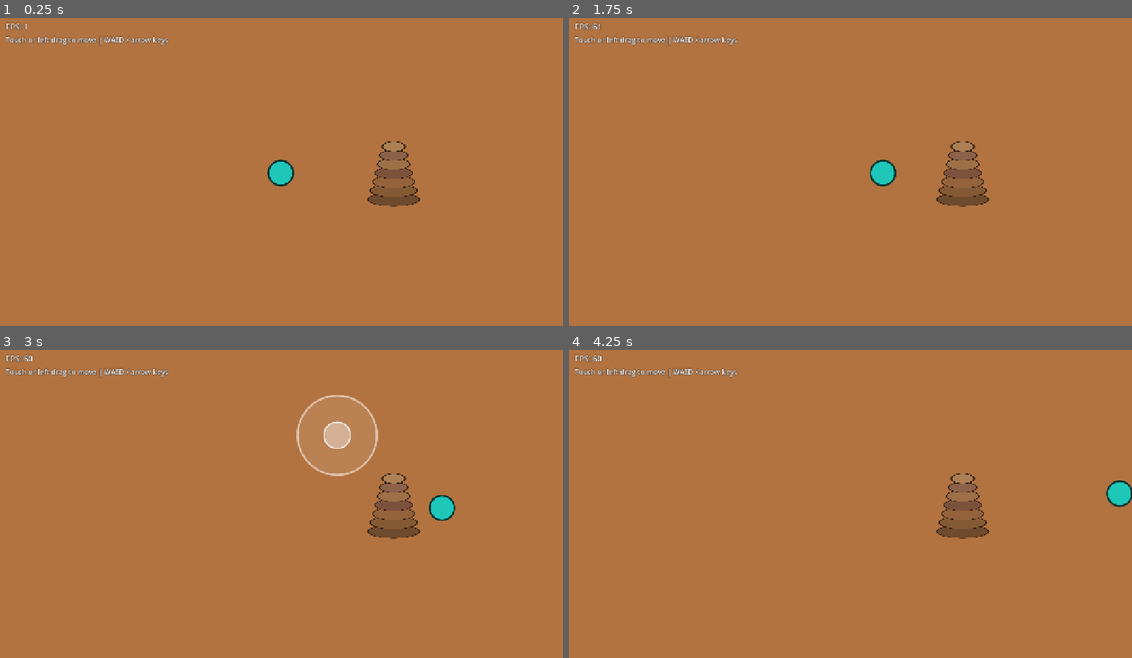
Above: before the commit, frames 1-4 (two rows, left to right).
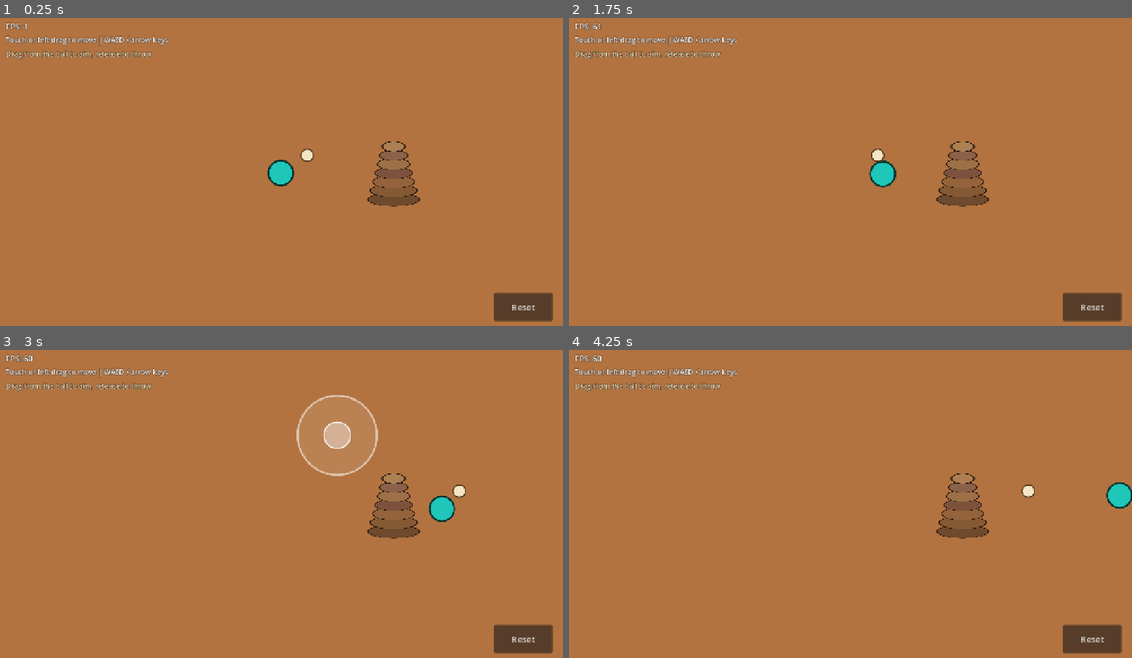
Above: after the commit, the same moments.

Repository: Arunnandha/gully-seven
Game: Godot game, scene res://main.tscn
Two runs of this game, one before a commit and one after it. Both use one fixed random seed, a clock stepped at 60 frames per second and the inputs below.
Inputs (mouse positions are in pixels of both pictures, inside the frame that each line leads up to):
- Up to frame 1 (0.25 s): no input
- Up to frame 2 (1.75 s): click (1092, 307) at 0.5 s, where only the run after the commit has a clickable "Reset"; move the mouse to (974, 156) at 1.27 s; hold Right from 1.28 s (still down); tap R at 1.35 s; click (974, 156) at 1.42 s
- Up to frame 3 (3 s): release Right at 2 s; drag from (168, 519) to (394, 531) at 2.02 s; move the mouse to (337, 436) at 2.77 s; hold Right from 2.78 s (still down); tap R at 2.85 s; click (337, 436) at 2.92 s
- Up to frame 4 (4.25 s): release Right at 3.5 s; drag from (822, 568) to (963, 522) at 3.52 s

The runs differ from the first frame. In frame 1, 1.5% of the frame differs, in the area x 1-99%, y 10-99%; in frame 2, 1.6%; in frame 3, 1.6%; in frame 4, 1.6%, in the area x 1-100%, y 10-99%.

Commit message:
Add ball aiming and throwing prototype

Diff:
--- a/main.gd
+++ b/main.gd
@@ -4,8 +4,13 @@
 const FPS_REFRESH_INTERVAL: float = 0.5
 
 @onready var _playground_background: ColorRect = $PlaygroundBackground
-@onready var _stone_tower: Node2D = $StoneTower
+@onready var _stone_tower: StoneTower = $StoneTower
+@onready var _player: GullyPlayerController = $Player
+@onready var _throw_ball: ThrowBall = $ThrowBall
+@onready var _round_controller: RoundController = $RoundController
 @onready var _fps_label: Label = $UI/FPSLabel
+@onready var _result_label: Label = $UI/ResultLabel
+@onready var _reset_button: Button = $UI/ResetButton
 
 var _fps_refresh_remaining: float = 0.0
 
@@ -14,6 +19,18 @@
 	_update_viewport_layout()
 	get_viewport().size_changed.connect(_update_viewport_layout)
 	_refresh_fps_label()
+
+	_round_controller.result_ready.connect(_on_round_result_ready)
+	_reset_button.pressed.connect(_on_reset_button_pressed)
+	_round_controller.setup(_throw_ball, _stone_tower, _player)
+
+
+func _on_reset_button_pressed() -> void:
+	_round_controller.request_reset()
+
+
+func _on_round_result_ready(message: String) -> void:
+	_result_label.text = message
 
 
 func _process(delta: float) -> void:
--- a/main.tscn
+++ b/main.tscn
@@ -1,8 +1,10 @@
-[gd_scene load_steps=4 format=3 uid="uid://dkvaj6optaj87"]
+[gd_scene load_steps=6 format=3 uid="uid://dkvaj6optaj87"]
 
 [ext_resource type="Script" uid="uid://dtyyakq181nbo" path="res://main.gd" id="1_ig7tw"]
 [ext_resource type="PackedScene" path="res://scenes/player/player.tscn" id="2_player"]
 [ext_resource type="PackedScene" path="res://scenes/gameplay/stone_tower.tscn" id="3_tower"]
+[ext_resource type="PackedScene" path="res://scenes/gameplay/throw_ball.tscn" id="4_ball"]
+[ext_resource type="Script" path="res://scripts/gameplay/round_controller.gd" id="5_round"]
 
 [node name="Main" type="Node2D" unique_id=1514691895]
 script = ExtResource("1_ig7tw")
@@ -15,6 +17,11 @@
 
 [node name="Player" parent="." instance=ExtResource("2_player")]
 position = Vector2(640, 360)
+
+[node name="ThrowBall" parent="." instance=ExtResource("4_ball")]
+
+[node name="RoundController" type="Node" parent="."]
+script = ExtResource("5_round")
 
 [node name="UI" type="CanvasLayer" parent="."]
 layer = 10
@@ -42,3 +49,28 @@
 theme_override_constants/outline_size = 4
 theme_override_font_sizes/font_size = 16
 text = "Touch or left-drag to move | WASD / arrow keys"
+
+[node name="ResultLabel" type="Label" parent="UI"]
+offset_left = 16.0
+offset_top = 78.0
+offset_right = 480.0
+offset_bottom = 106.0
+mouse_filter = 2
+theme_override_colors/font_color = Color(1, 0.92, 0.75, 1)
+theme_override_colors/font_outline_color = Color(0.12, 0.08, 0.05, 0.9)
+theme_override_constants/outline_size = 4
+theme_override_font_sizes/font_size = 16
+text = "Drag from the ball to aim, release to throw"
+
+[node name="ResetButton" type="Button" parent="UI"]
+anchors_preset = 3
+anchor_left = 1.0
+anchor_top = 1.0
+anchor_right = 1.0
+anchor_bottom = 1.0
+offset_left = -156.0
+offset_top = -88.0
+offset_right = -24.0
+offset_bottom = -24.0
+theme_override_font_sizes/font_size = 20
+text = "Reset"
--- /dev/null
+++ b/scenes/gameplay/throw_ball.tscn
@@ -0,0 +1,23 @@
+[gd_scene load_steps=5 format=3]
+
+[ext_resource type="Script" path="res://scripts/gameplay/throw_ball.gd" id="1_ball"]
+[ext_resource type="Script" path="res://scripts/gameplay/ball_visual.gd" id="2_visual"]
+[ext_resource type="Script" path="res://scripts/gameplay/aim_visual.gd" id="3_aim"]
+
+[sub_resource type="CircleShape2D" id="CircleShape2D_ball"]
+radius = 14.0
+
+[node name="ThrowBall" type="CharacterBody2D"]
+script = ExtResource("1_ball")
+
+[node name="BallVisual" type="Node2D" parent="."]
+script = ExtResource("2_visual")
+
+[node name="CollisionShape2D" type="CollisionShape2D" parent="."]
+shape = SubResource("CircleShape2D_ball")
+
+[node name="AimLayer" type="CanvasLayer" parent="."]
+layer = 15
+
+[node name="AimVisual" type="Node2D" parent="AimLayer"]
+script = ExtResource("3_aim")
--- /dev/null
+++ b/scripts/gameplay/aim_visual.gd
@@ -0,0 +1,51 @@
+class_name GullyAimVisual
+extends Node2D
+
+
+const LINE_COLOR: Color = Color(1.0, 0.95, 0.75, 0.85)
+const LINE_WIDTH: float = 4.0
+const DOT_COLOR: Color = Color(1.0, 0.95, 0.75, 0.65)
+const DOT_RADIUS: float = 5.0
+const DOT_COUNT: int = 6
+const DOT_SPACING: float = 24.0
+
+var _active: bool = false
+var _origin: Vector2 = Vector2.ZERO
+var _target: Vector2 = Vector2.ZERO
+
+
+func show_aim(origin: Vector2) -> void:
+	_active = true
+	_origin = origin
+	_target = origin
+	queue_redraw()
+
+
+func update_aim(origin: Vector2, pointer_position: Vector2) -> void:
+	_origin = origin
+	_target = pointer_position
+	queue_redraw()
+
+
+func clear_aim() -> void:
+	_active = false
+	queue_redraw()
+
+
+func _draw() -> void:
+	if not _active:
+		return
+
+	var displacement: Vector2 = _target - _origin
+	var distance: float = displacement.length()
+	if distance < 1.0:
+		return
+
+	var direction: Vector2 = displacement / distance
+	draw_line(_origin, _target, LINE_COLOR, LINE_WIDTH, true)
+
+	for dot_index: int in range(DOT_COUNT):
+		var dot_distance: float = DOT_SPACING * float(dot_index + 1)
+		if dot_distance > distance:
+			break
+		draw_circle(_origin + direction * dot_distance, DOT_RADIUS, DOT_COLOR, true, -1.0, true)
--- /dev/null
+++ b/scripts/gameplay/ball_visual.gd
@@ -0,0 +1,12 @@
+class_name GullyBallVisual
+extends Node2D
+
+
+const BALL_RADIUS: float = 14.0
+const BALL_FILL: Color = Color(0.95, 0.90, 0.78, 1.0)
+const BALL_OUTLINE: Color = Color(0.35, 0.25, 0.12, 1.0)
+
+
+func _draw() -> void:
+	draw_circle(Vector2.ZERO, BALL_RADIUS, BALL_FILL, true, -1.0, true)
+	draw_circle(Vector2.ZERO, BALL_RADIUS, BALL_OUTLINE, false, 3.0, true)
--- /dev/null
+++ b/scripts/gameplay/round_controller.gd
@@ -0,0 +1,90 @@
+class_name RoundController
+extends Node
+
+
+enum State {
+	READY,
+	AIM,
+	BREAK,
+	RESULT,
+}
+
+signal state_changed(new_state: State)
+signal result_ready(message: String)
+
+const BALL_SPAWN_OFFSET: Vector2 = Vector2(60.0, -40.0)
+
+var current_state: State = State.READY
+
+var _ball: ThrowBall = null
+var _stone_tower: StoneTower = null
+var _player_controller: GullyPlayerController = null
+var _last_throw_hit: bool = false
+
+
+func setup(
+	ball: ThrowBall,
+	stone_tower: StoneTower,
+	player_controller: GullyPlayerController
+) -> void:
+	_ball = ball
+	_stone_tower = stone_tower
+	_player_controller = player_controller
+
+	_ball.configure(_stone_tower)
+	_ball.aim_started.connect(_on_ball_aim_started)
+	_ball.aim_cancelled.connect(_on_ball_aim_cancelled)
+	_ball.thrown.connect(_on_ball_thrown)
+	_ball.hit.connect(_on_ball_hit)
+	_ball.stopped.connect(_on_ball_stopped)
+
+	_enter_ready()
+
+
+func request_reset() -> void:
+	_enter_ready()
+
+
+func _unhandled_key_input(event: InputEvent) -> void:
+	if event is InputEventKey:
+		var key_event: InputEventKey = event as InputEventKey
+		if key_event.pressed and not key_event.echo and key_event.keycode == KEY_R:
+			request_reset()
+
+
+func _enter_ready() -> void:
+	current_state = State.READY
+	_last_throw_hit = false
+	_stone_tower.reset_stack()
+	_ball.reset_to_start(_player_controller.global_position + BALL_SPAWN_OFFSET)
+	_ball.aiming_enabled = true
+	_player_controller.set_movement_enabled(true)
+	state_changed.emit(current_state)
+
+
+func _on_ball_aim_started() -> void:
+	current_state = State.AIM
+	_player_controller.set_movement_enabled(false)
+	state_changed.emit(current_state)
+
+
+func _on_ball_aim_cancelled() -> void:
+	current_state = State.READY
+	_player_controller.set_movement_enabled(true)
+	state_changed.emit(current_state)
+
+
+func _on_ball_thrown(_direction: Vector2, _power: float) -> void:
+	current_state = State.BREAK
+	_ball.aiming_enabled = false
+	state_changed.emit(current_state)
+
+
+func _on_ball_hit() -> void:
+	_last_throw_hit = true
+
+
+func _on_ball_stopped() -> void:
+	current_state = State.RESULT
+	state_changed.emit(current_state)
+	result_ready.emit("Tower hit!" if _last_throw_hit else "Missed — press Reset or R")
--- a/scripts/gameplay/stone_tower.gd
+++ b/scripts/gameplay/stone_tower.gd
@@ -26,6 +26,10 @@
 func reset_stack() -> void:
 	for piece: StonePieceType in _pieces:
 		piece.reset_to_stack()
+
+
+func get_footprint_radius() -> float:
+	return BOTTOM_WIDTH * 0.5 + 12.0
 
 
 func _create_stone_pieces() -> void:
--- /dev/null
+++ b/scripts/gameplay/throw_ball.gd
@@ -0,0 +1,165 @@
+class_name ThrowBall
+extends CharacterBody2D
+
+
+signal aim_started
+signal aim_cancelled
+signal thrown(direction: Vector2, power: float)
+signal hit
+signal stopped
+
+const NO_TOUCH: int = -1
+const BALL_RADIUS: float = 14.0
+const TOUCH_GRAB_RADIUS: float = 46.0
+const MIN_DRAG_DISTANCE: float = 18.0
+const MAX_DRAG_DISTANCE: float = 220.0
+const MIN_THROW_SPEED: float = 260.0
+const MAX_THROW_SPEED: float = 900.0
+
+@onready var _aim_visual: GullyAimVisual = $AimLayer/AimVisual
+
+var aiming_enabled: bool = true
+var is_traveling: bool = false
+
+var _stone_tower: StoneTower = null
+var _active_touch_index: int = NO_TOUCH
+var _mouse_drag_active: bool = false
+var _is_aiming: bool = false
+var _viewport_bounds: Rect2 = Rect2()
+
+
+func _ready() -> void:
+	_update_viewport_bounds()
+	get_viewport().size_changed.connect(_update_viewport_bounds)
+
+
+func configure(stone_tower: StoneTower) -> void:
+	_stone_tower = stone_tower
+
+
+func reset_to_start(start_position: Vector2) -> void:
+	_active_touch_index = NO_TOUCH
+	_mouse_drag_active = false
+	_is_aiming = false
+	is_traveling = false
+	velocity = Vector2.ZERO
+	global_position = start_position
+	_aim_visual.clear_aim()
+
+
+func _input(event: InputEvent) -> void:
+	if event is InputEventScreenTouch:
+		_handle_screen_touch(event as InputEventScreenTouch)
+	elif event is InputEventScreenDrag:
+		_handle_screen_drag(event as InputEventScreenDrag)
+	elif event is InputEventMouseButton:
+		_handle_mouse_button(event as InputEventMouseButton)
+	elif event is InputEventMouseMotion:
+		_handle_mouse_motion(event as InputEventMouseMotion)
+
+
+func _physics_process(delta: float) -> void:
+	if not is_traveling:
+		return
+
+	global_position += velocity * delta
+	_check_travel_result()
+
+
+func _handle_screen_touch(event: InputEventScreenTouch) -> void:
+	if event.pressed:
+		if _active_touch_index == NO_TOUCH and not _mouse_drag_active and _can_begin_aim(event.position):
+			_active_touch_index = event.index
+			_begin_aim(event.position)
+	elif event.index == _active_touch_index:
+		_active_touch_index = NO_TOUCH
+		_end_aim(event.position)
+
+
+func _handle_screen_drag(event: InputEventScreenDrag) -> void:
+	if event.index == _active_touch_index:
+		_update_aim(event.position)
+
+
+func _handle_mouse_button(event: InputEventMouseButton) -> void:
+	if event.button_index != MOUSE_BUTTON_LEFT:
+		return
+
+	if event.pressed:
+		if _active_touch_index == NO_TOUCH and not _mouse_drag_active and _can_begin_aim(event.position):
+			_mouse_drag_active = true
+			_begin_aim(event.position)
+	elif _mouse_drag_active:
+		_mouse_drag_active = false
+		_end_aim(event.position)
+
+
+func _handle_mouse_motion(event: InputEventMouseMotion) -> void:
+	if _mouse_drag_active:
+		_update_aim(event.position)
+
+
+func _can_begin_aim(pointer_position: Vector2) -> bool:
+	if not aiming_enabled or is_traveling or _is_aiming:
+		return false
+	return global_position.distance_to(pointer_position) <= TOUCH_GRAB_RADIUS
+
+
+func _begin_aim(pointer_position: Vector2) -> void:
+	_is_aiming = true
+	_aim_visual.show_aim(global_position)
+	_aim_visual.update_aim(global_position, pointer_position)
+	aim_started.emit()
+
+
+func _update_aim(pointer_position: Vector2) -> void:
+	if not _is_aiming:
+		return
+	_aim_visual.update_aim(global_position, pointer_position)
+
+
+func _end_aim(pointer_position: Vector2) -> void:
+	if not _is_aiming:
+		return
+
+	_is_aiming = false
+	_aim_visual.clear_aim()
+
+	var displacement: Vector2 = pointer_position - global_position
+	var distance: float = displacement.length()
+
+	if distance < MIN_DRAG_DISTANCE:
+		aim_cancelled.emit()
+		return
+
+	var clamped_distance: float = clampf(distance, MIN_DRAG_DISTANCE, MAX_DRAG_DISTANCE)
+	var strength: float = (clamped_distance - MIN_DRAG_DISTANCE) / (MAX_DRAG_DISTANCE - MIN_DRAG_DISTANCE)
+	var speed: float = lerpf(MIN_THROW_SPEED, MAX_THROW_SPEED, strength)
+	var direction: Vector2 = displacement / distance
+
+	velocity = direction * speed
+	is_traveling = true
+	thrown.emit(direction, speed)
+
+
+func _check_travel_result() -> void:
+	if _stone_tower != null:
+		var distance_to_tower: float = global_position.distance_to(_stone_tower.global_position)
+		if distance_to_tower <= _stone_tower.get_footprint_radius() + BALL_RADIUS:
+			_stop_travel(true)
+			return
+
+	if not _viewport_bounds.grow(BALL_RADIUS).has_point(global_position):
+		_stop_travel(false)
+
+
+func _stop_travel(was_hit: bool) -> void:
+	velocity = Vector2.ZERO
+	is_traveling = false
+	if was_hit:
+		hit.emit()
+	stopped.emit()
+
+
+func _update_viewport_bounds() -> void:
+	_viewport_bounds = get_viewport_rect()
--- a/scripts/player/player_controller.gd
+++ b/scripts/player/player_controller.gd
@@ -1,3 +1,4 @@
+class_name GullyPlayerController
 extends CharacterBody2D
 
 
@@ -16,6 +17,7 @@
 var _joystick_origin: Vector2 = Vector2.ZERO
 var _joystick_input: Vector2 = Vector2.ZERO
 var _viewport_size: Vector2 = Vector2.ZERO
+var _movement_enabled: bool = true
 
 
 func _ready() -> void:
@@ -23,7 +25,19 @@
 	get_viewport().size_changed.connect(_update_viewport_size)
 
 
+func set_movement_enabled(enabled: bool) -> void:
+	_movement_enabled = enabled
+	if not enabled:
+		_active_touch_index = NO_TOUCH
+		_mouse_drag_active = false
+		_joystick_input = Vector2.ZERO
+		_joystick_visual.hide_joystick()
+		velocity = Vector2.ZERO
+
+
 func _input(event: InputEvent) -> void:
+	if not _movement_enabled:
+		return
 	if event is InputEventScreenTouch:
 		var touch_event: InputEventScreenTouch = event as InputEventScreenTouch
 		_handle_screen_touch(touch_event)
@@ -39,6 +53,9 @@
 
 
 func _physics_process(delta: float) -> void:
+	if not _movement_enabled:
+		return
+
 	var input_direction: Vector2 = _joystick_input if _pointer_is_active() else _get_keyboard_input()
 	var target_velocity: Vector2 = input_direction * maximum_speed
 	var change_rate: float = acceleration if target_velocity.length_squared() > 0.0 else deceleration
Not shown, added: scripts/gameplay/aim_visual.gd.uid
Not shown, added: scripts/gameplay/ball_visual.gd.uid
Not shown, added: scripts/gameplay/round_controller.gd.uid
Not shown, added: scripts/gameplay/throw_ball.gd.uid
Not shown, changed: gully-seven-debug.apk.idsig
